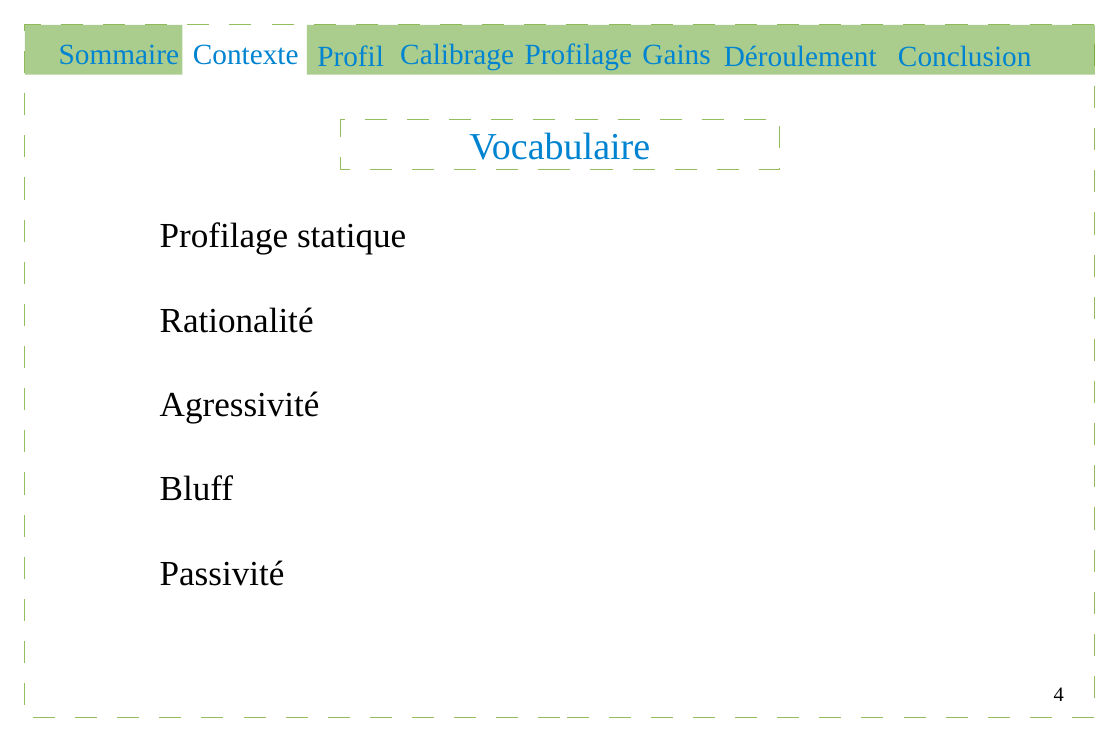
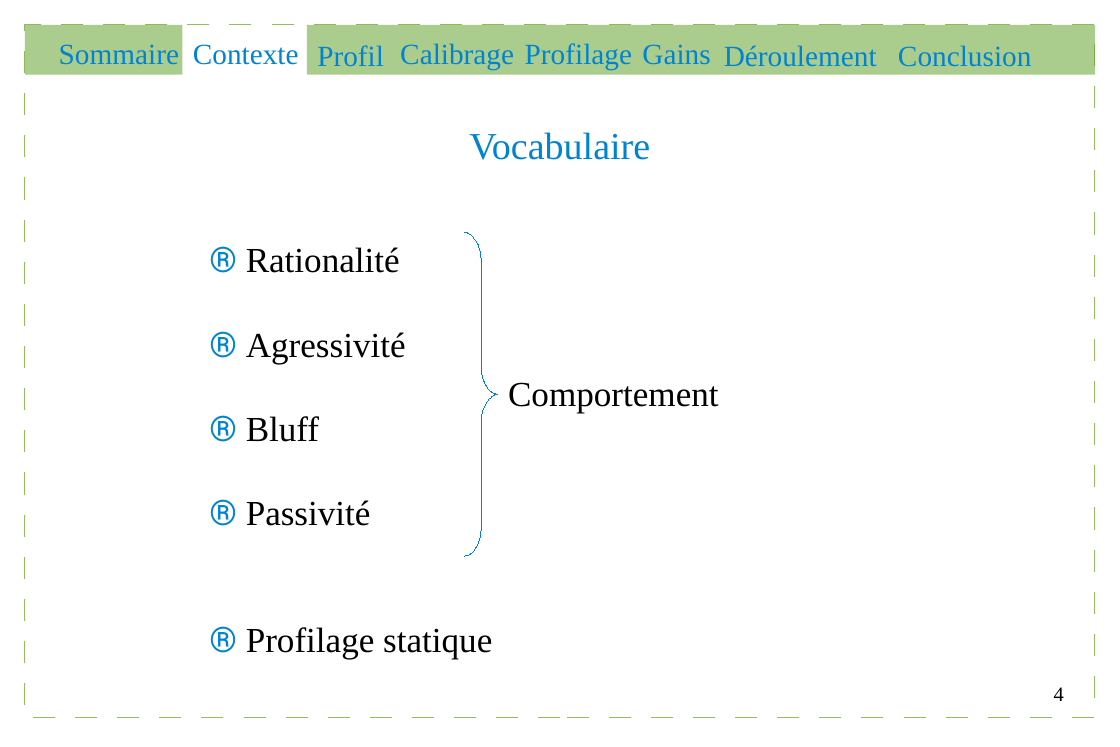
Before and after one commit to Gouga34/TERM1_Poker, a slide deck: slide 4 of Soutenance/presentation.odp. Drawn at 1120x747 pixels with LibreOffice and Linux fonts; fonts in the diff are those of the drawing. Boxes give left, top, right and bottom in pixels: in the first picture for what was removed or moved away, otherwise in the second. Text is boxed around its words. In the diff, an @@ line names an element or a change of style, - is before the commit and + after.

```diff
--- a/Soutenance/presentation.odp
+++ b/Soutenance/presentation.odp
@@ rectangle removed at (x1=340, y1=120, x2=780, y2=170) @@
@@ freeform shape added at (x1=465, y1=232, x2=497, y2=555), outline #0084D1 0 pt @@
@@ text at (x1=246, y1=247, x2=492, y2=659): text changed @@
-Profilage statique
-Rationalité
-Agressivité
-Bluff
-Passivité
+® Rationalité
+® Agressivité
+® Bluff
+® Passivité
+® Profilage statique
@@ text added at (x1=508, y1=382, x2=719, y2=413), 24 pt, text #000000 @@
+Comportement
```
Also in this commit, not shown: 10 other slides changed, 5 slides added, 2 other files.
